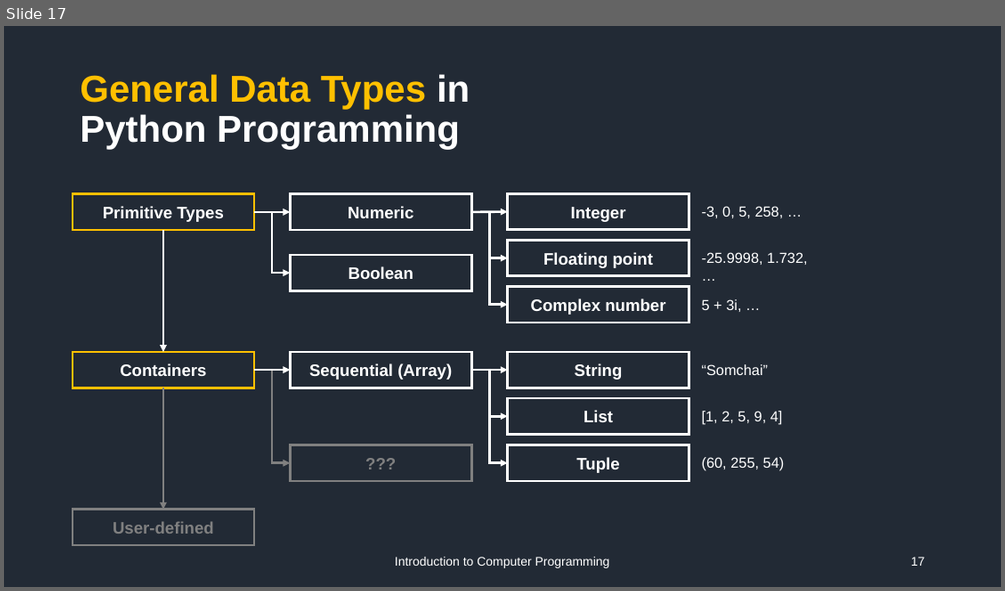
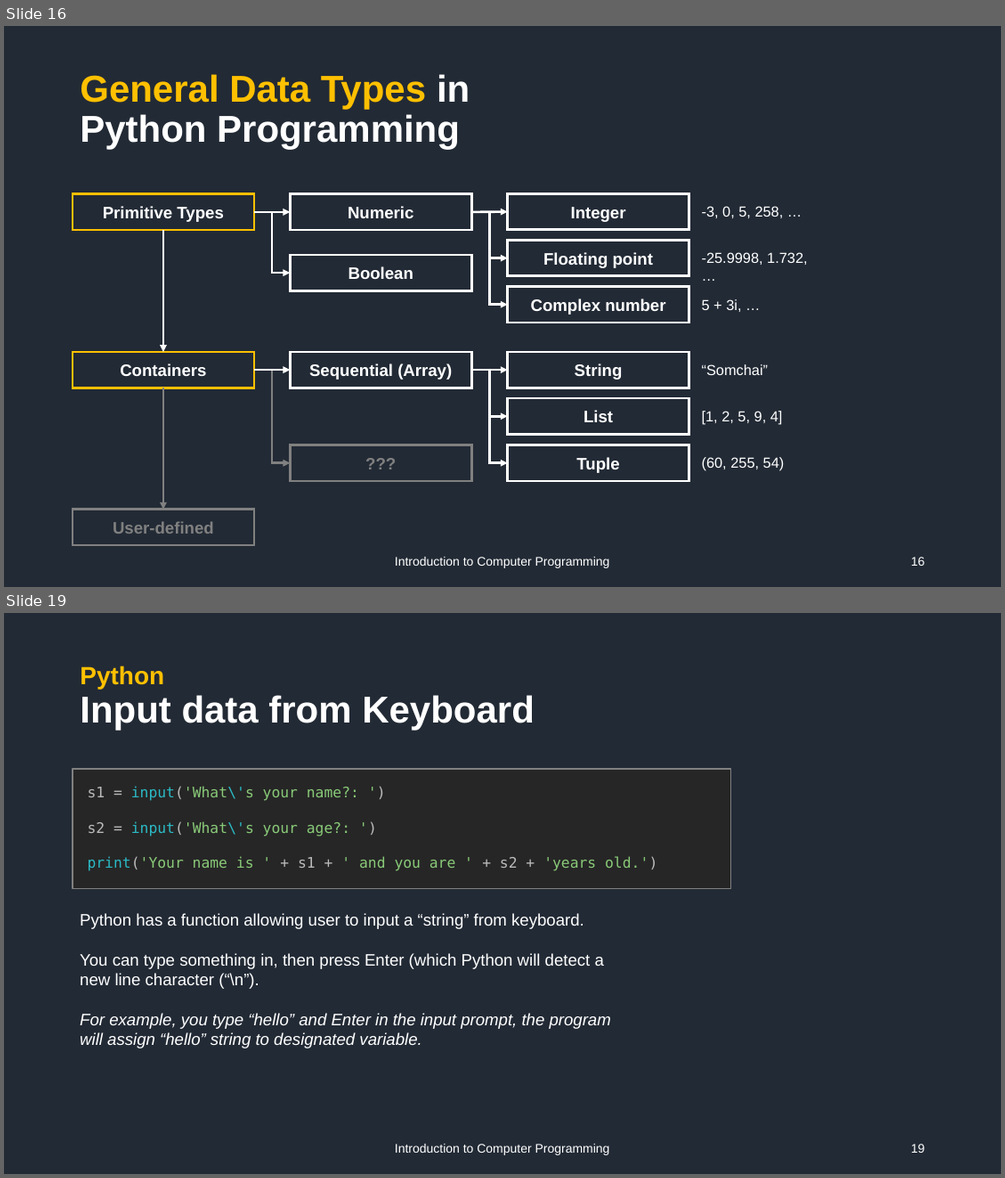
Before and after one commit to vtneil/course-comp101, a slide deck: ppt/Week01_Introduction.pptx. Shown one above the other, each under a label of ours: slide 17 before the commit, slides 16 and 19 after it; the slides between them are not shown. The pictures are 1005x591 and 1005x1178 pixels, drawn with LibreOffice and Linux fonts; fonts in the diff are those of the drawing. Boxes give left, top, right and bottom in pixels: in the first picture for what was removed or moved away, otherwise in the second. Text is boxed around its words. In the diff, an @@ line names an element or a change of style, - is before the commit and + after.

```diff
--- a/ppt/Week01_Introduction.pptx
+++ b/ppt/Week01_Introduction.pptx
@@ slide 19 added at (4, 613, 1001, 1174), background #222A35 @@
@@ title added at (80, 666, 534, 730), 36 pt, text #FFFFFF, bold @@
+Python
+Input data from Keyboard
@@ rectangle added at (73, 769, 732, 888), fill #262626, outline #808080 1 pt, 14 pt, text #89CA78 @@
+s1 = input('What\'s your name?: ')
+s2 = input('What\'s your age?: ')
+print('Your name is ' + s1 + ' and you are ' + s2 + 'years old.')
@@ text added at (80, 913, 611, 1048), 16 pt, text #FFFFFF @@
+Python has a function allowing user to input a “string” from keyboard.
+You can type something in, then press Enter (which Python will detect a new line character (“\n”).
+For example, you type “hello” and Enter in the input prompt, the program will assign “hello” string to designated variable.
@@ text added at (395, 1143, 610, 1155), 12 pt, text #FFFFFF @@
+Introduction to Computer Programming
@@ page number added at (911, 1143, 925, 1152), 12 pt, text #FFFFFF @@
+19
@@ what was slide 17 is now slide 16 @@
@@ page number at (911, 556, 925, 565): text changed @@
-17
+16
```
Also in this commit, not shown: 6 slides changed, 3 other slides added, 2 slides removed, 17 other files.
